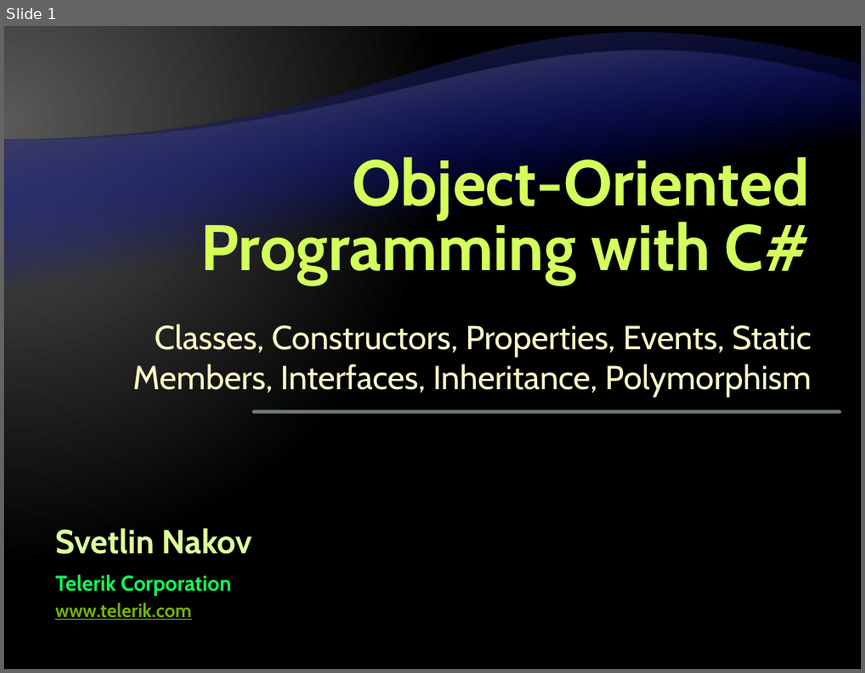
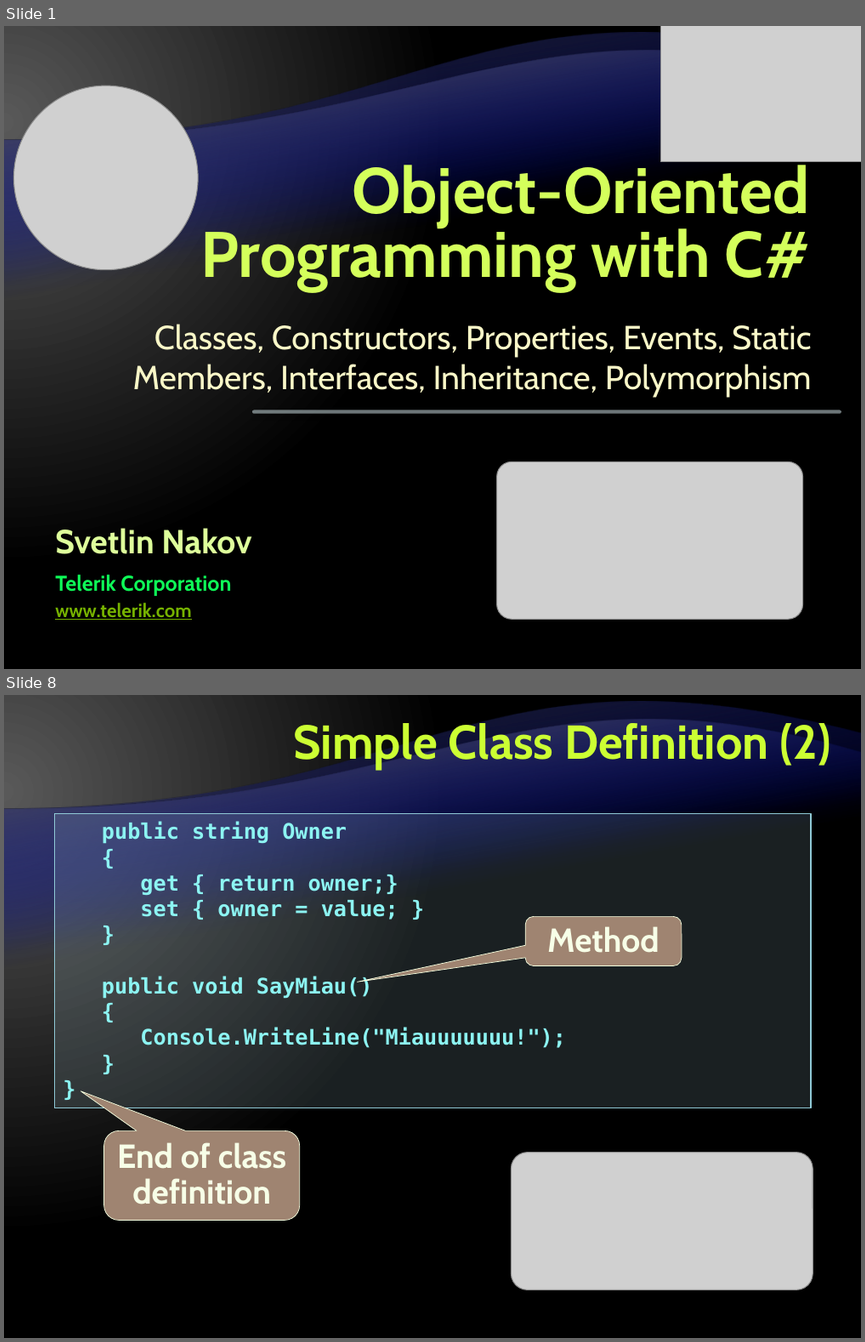
Before and after one commit to Graveheart/aspnetcourse, a slide deck: lectures/4. Object-Oriented Programming with C#.pptx. Shown one above the other, each under a label of ours: slide 1 before the commit, slides 1 and 8 after it; the slides between them are not shown. The pictures are 865x673 and 865x1342 pixels, drawn with LibreOffice and Linux fonts; fonts in the diff are those of the drawing; grey boxes stand for pictures; background and template pictures are left out. Boxes give left, top, right and bottom in pixels: in the first picture for what was removed or moved away, otherwise in the second. Text is boxed around its words. In the diff, an @@ line names an element or a change of style, - is before the commit and + after.

```diff
--- a/lectures/4. Object-Oriented Programming with C#.pptx
+++ b/lectures/4. Object-Oriented Programming with C#.pptx
@@ slide 8 added at (4,695,861,1338), background gradient #595959 to #000000; not listed: 2 template elements that a slide beside it also shows @@
@@ title added at (294,719,831,770), 40 pt, text #CCFF33, bold @@
+Simple Class Definition (2)
@@ rectangle added at (54,814,812,1108), fill #B5DBE5 at 15% opacity, outline #90CAD7 1 pt, 18 pt, text #8CF4F2, bold @@
+public string Owner
+{
+get { return owner;}
+set { owner = value; }
+}
+public void SayMiau()
+{
+Console.WriteLine("Miauuuuuuu!");
+}
+}
@@ rounded speech box added at (525,916,681,966), fill #9F8471, outline #F5FFE0 0.5 pt, 28 pt, text #F7FFE7, bold @@
+Method
@@ rounded speech box added at (104,1130,300,1219), fill #9F8471, outline #F5FFE0 0.5 pt, 28 pt, text #F7FFE7, bold @@
+End of class definition
@@ picture added at (511,1151,813,1290) @@
@@ slide 1 changed as well @@
@@ picture added at (660,26,861,161) @@
@@ picture added at (4,76,207,280) @@
@@ title "Object-Oriented Programming with C#": place and size @@
-title "Object-Oriented Programming with C#" at (201,152,810,284)
+title "Object-Oriented Programming with C#" at (201,159,810,291)
@@ picture added at (497,461,802,618) @@
```
Also in this commit, not shown: 86 other slides added, 2 slides removed, 1 other file.
